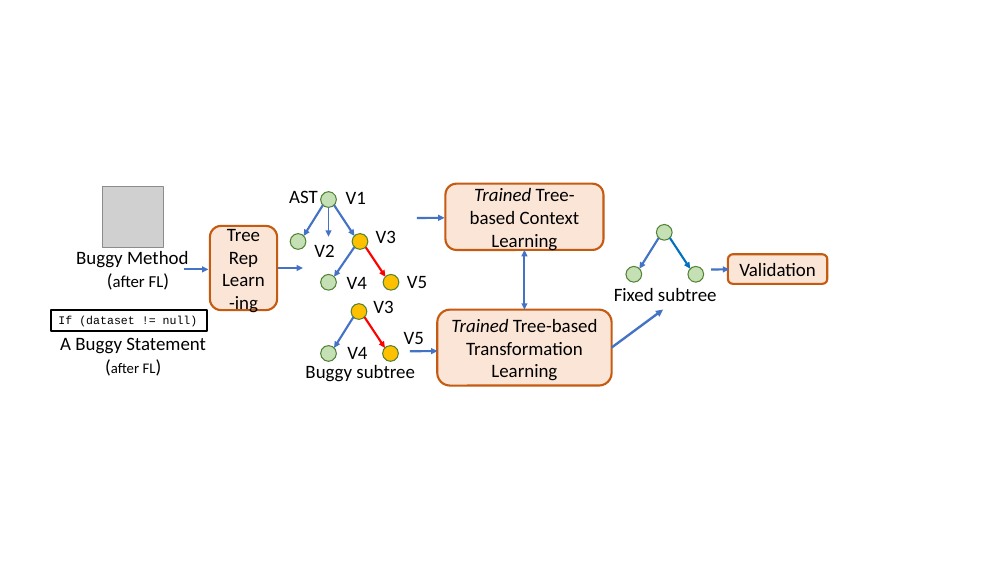
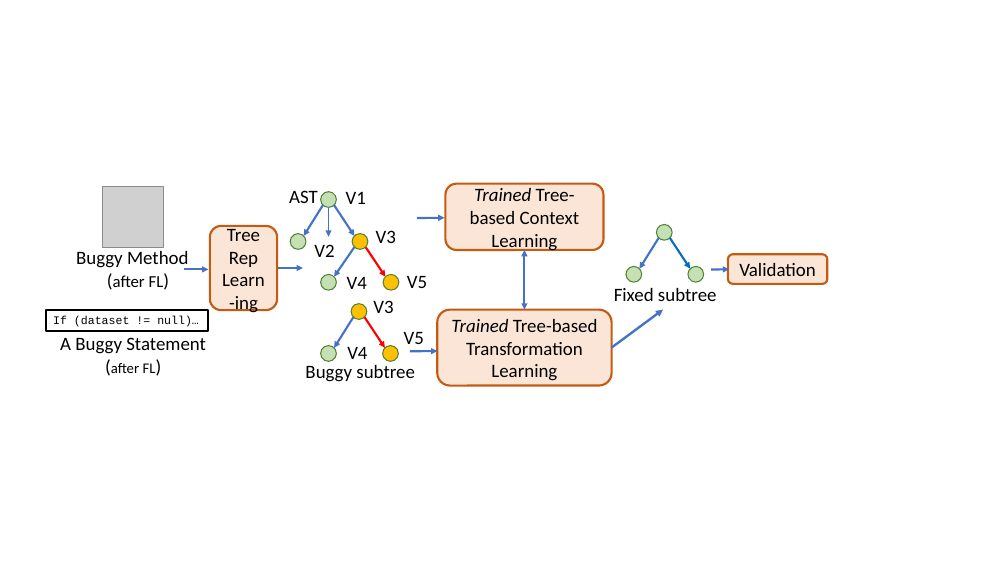
Before and after one commit to tien-n-nguyen/apr-study, a slide deck: slide 7 of Figures.pptx. Drawn at 1008x567 pixels with LibreOffice and Linux fonts; fonts in the diff are those of the drawing; grey boxes stand for pictures. Boxes give left, top, right and bottom in pixels: in the first picture for what was removed or moved away, otherwise in the second. Text is boxed around its words. In the diff, an @@ line names an element or a change of style, - is before the commit and + after.

```diff
--- a/Figures.pptx
+++ b/Figures.pptx
@@ rectangle "If (dataset != null)…": place and size @@
-rectangle "If (dataset != null)…" at [51, 310, 208, 332]
+rectangle "If (dataset != null)…" at [45, 310, 208, 332]
@@ text in rectangle at [53, 316, 199, 327]: text changed @@
-If (dataset != null)
+If (dataset != null)…
```
Also in this commit, not shown: 1 other slide changed, 2 other files.
